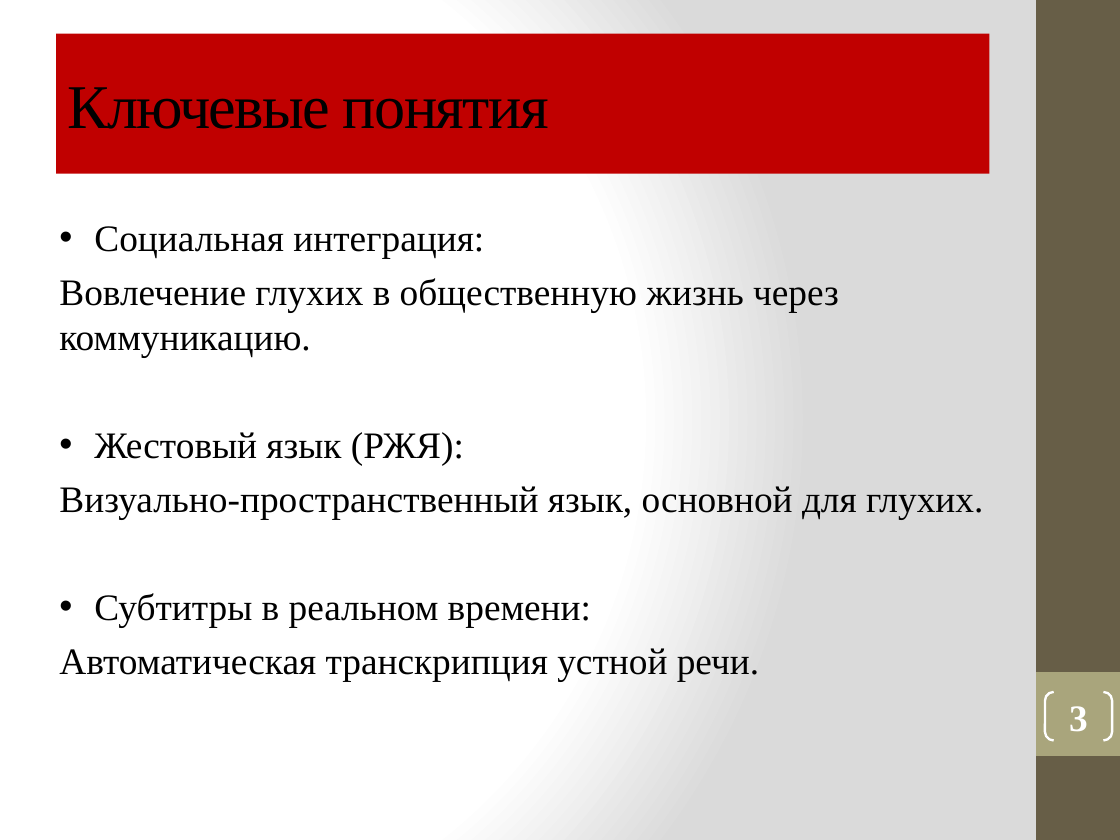
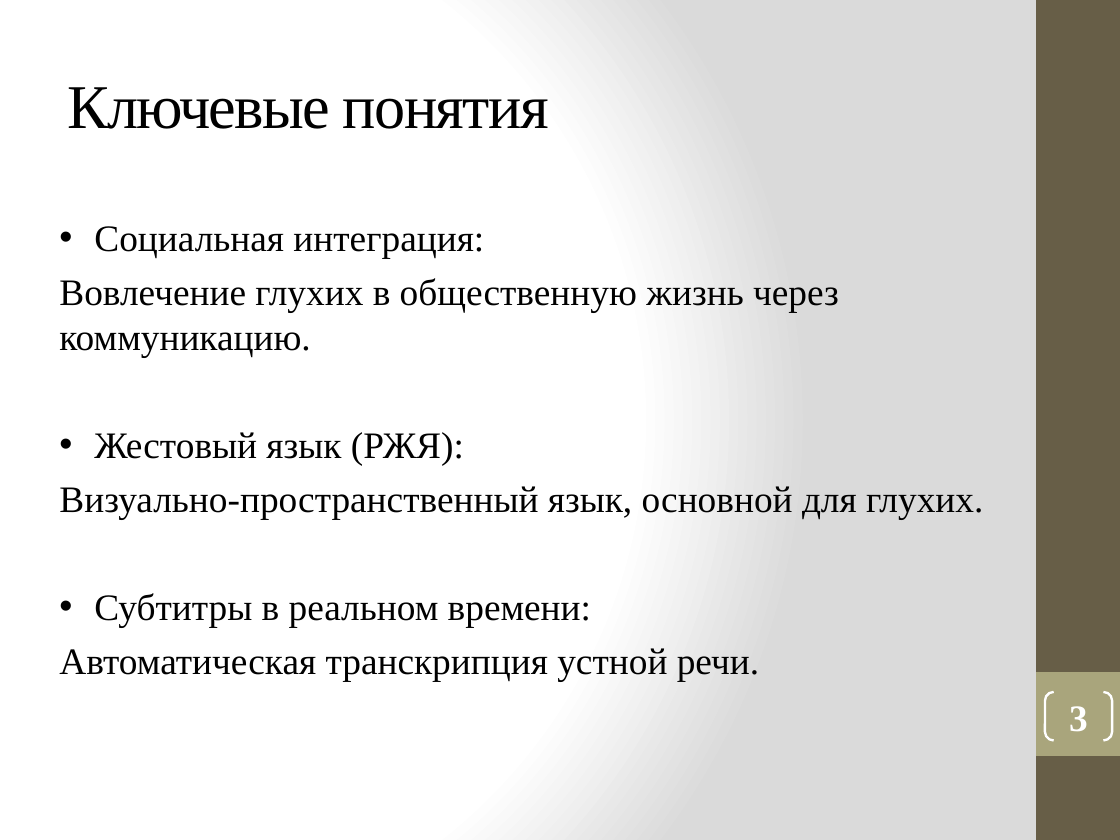
Before and after one commit to vadimgilka/DeafAndDumbPeople, a slide deck: slide 3 of Моя документация/Презентация_Панова.pptx. Drawn at 1120x840 pixels with LibreOffice and Linux fonts; fonts in the diff are those of the drawing. Boxes give left, top, right and bottom in pixels: in the first picture for what was removed or moved away, otherwise in the second. Text is boxed around its words. In the diff, an @@ line names an element or a change of style, - is before the commit and + after.

```diff
--- a/Моя документация/Презентация_Панова.pptx
+++ b/Моя документация/Презентация_Панова.pptx
@@ title "Ключевые понятия": place and size @@
-title "Ключевые понятия" at bbox=[56, 34, 989, 174]
+title "Ключевые понятия" at bbox=[67, 87, 549, 129]
@@ title "Ключевые понятия" at bbox=[67, 87, 549, 129]: fill #C00000 to none @@
```
Also in this commit, not shown: 4 other slides changed, 6 slides added, 3 slides removed, 1 other file.
